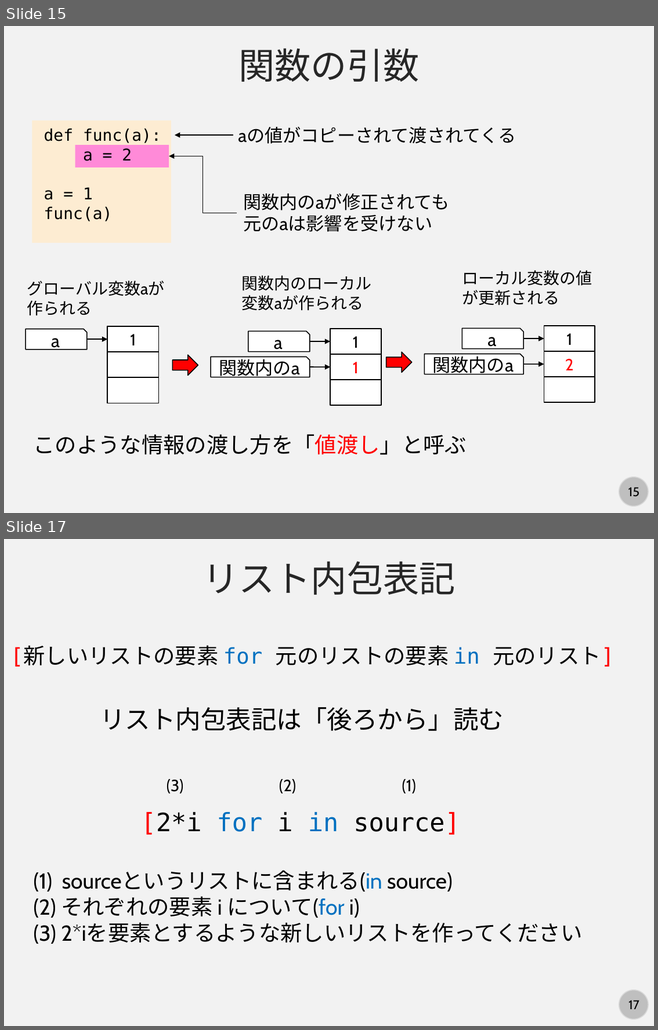
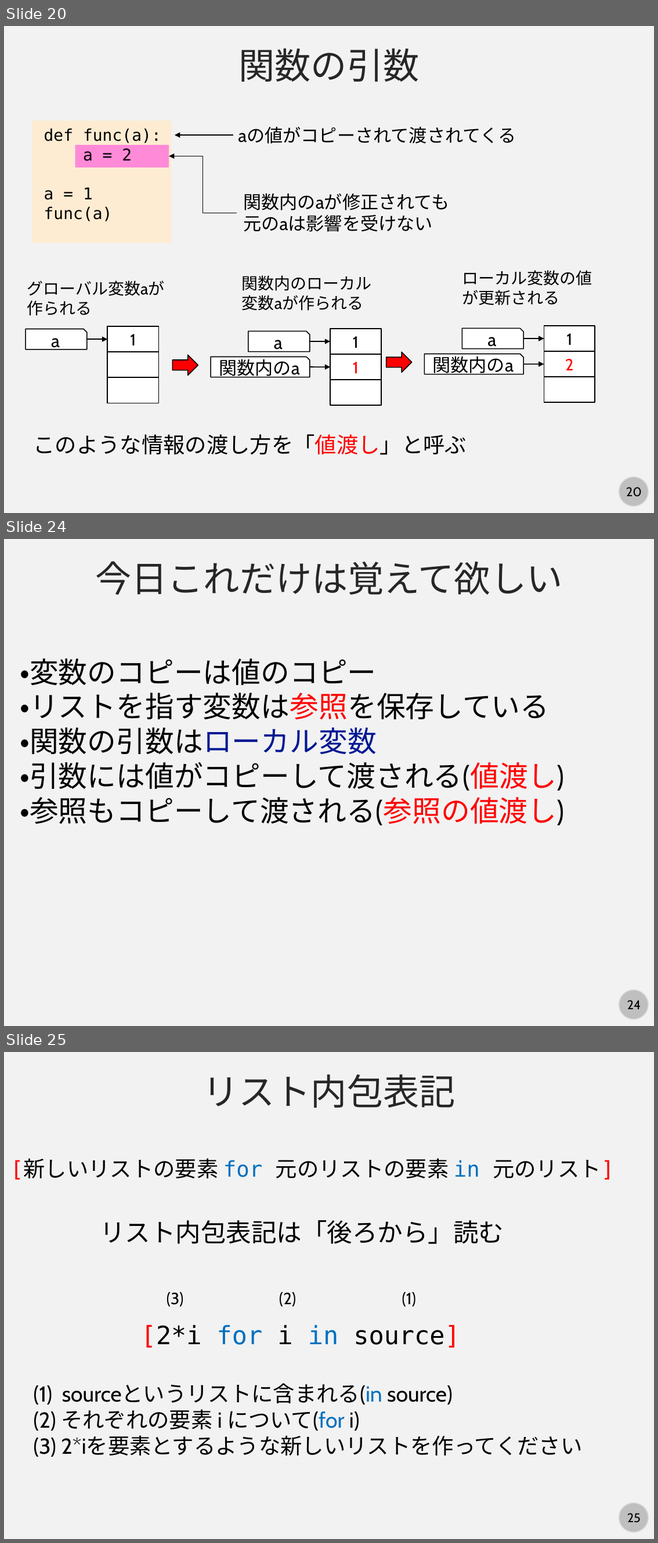
Before and after one commit to kaityo256/python_zero, a slide deck: list/fig/slide.pptx. Shown one above the other, each under a label of ours: slides 15 and 17 before the commit, slides 20, 24 and 25 after it; the slides between them are not shown. The pictures are 658x1030 and 658x1543 pixels, drawn with LibreOffice and Linux fonts; fonts in the diff are those of the drawing. Boxes give left, top, right and bottom in pixels: in the first picture for what was removed or moved away, otherwise in the second. Text is boxed around its words. In the diff, an @@ line names an element or a change of style, - is before the commit and + after.

Commit message:
関数とスコープのスライド完成

```diff
--- a/list/fig/slide.pptx
+++ b/list/fig/slide.pptx
@@ slide 24 added at (x1=4, y1=539, x2=654, y2=1026), background #F2F2F2; not listed: 2 template elements that a slide beside it also shows @@
@@ text added at (x1=96, y1=561, x2=563, y2=595), 40 pt, text #262626 @@
+今日これだけは覚えて欲しい
@@ text added at (x1=20, y1=658, x2=564, y2=826), 32 pt, text #000000 @@
+・変数のコピーは値のコピー
+・リストを指す変数は参照を保存している
+・関数の引数はローカル変数
+・引数には値がコピーして渡される(値渡し)
+・参照もコピーして渡される(参照の値渡し)
@@ what was slide 15 is now slide 20 @@
@@ page number at (x1=626, y1=487, x2=641, y2=497): text changed @@
-15
+20
@@ what was slide 17 is now slide 25 @@
@@ page number at (x1=627, y1=1513, x2=640, y2=1523): text changed @@
-17
+25
```
Also in this commit, not shown: 6 slides changed, 7 other slides added.
